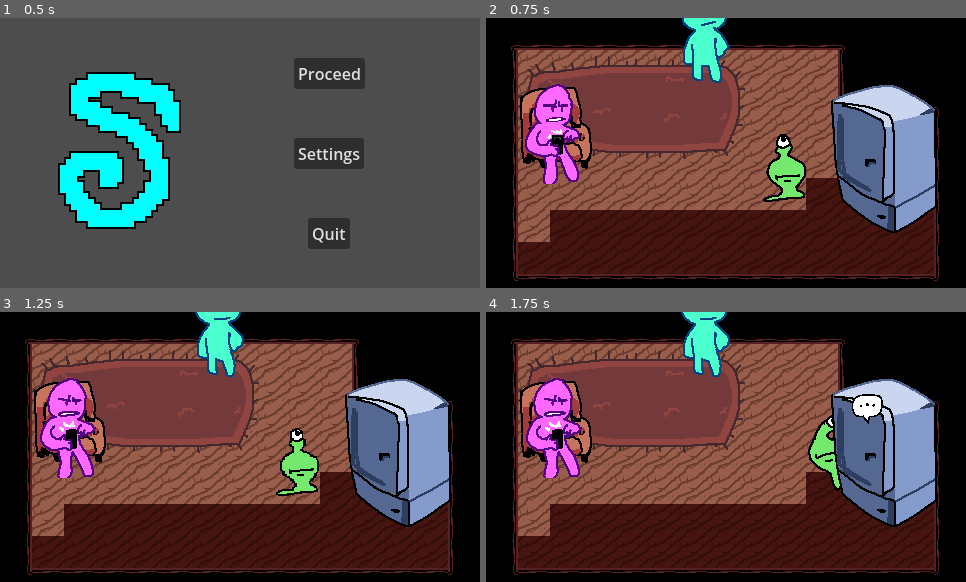
Above: before the commit, frames 1-4 (two rows, left to right).
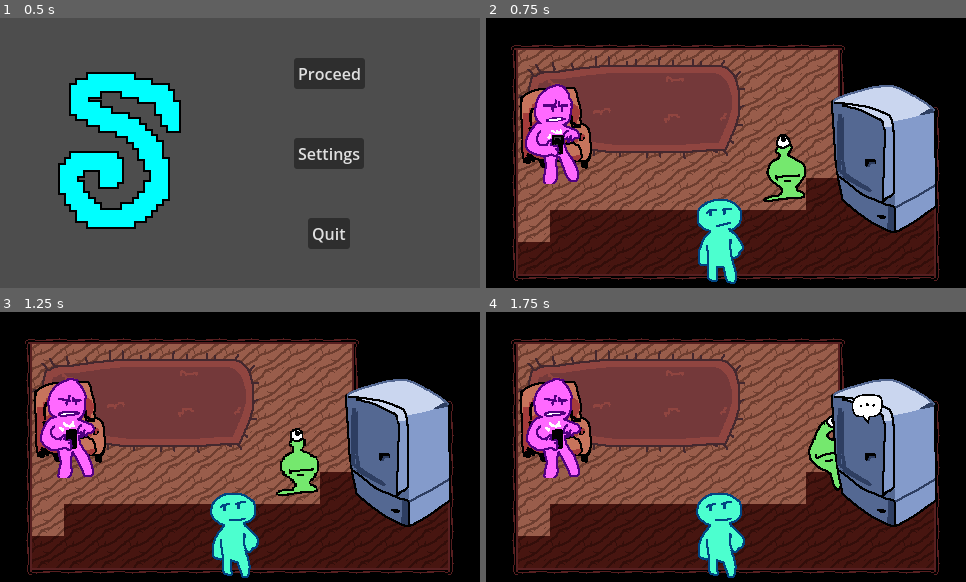
Above: after the commit, the same moments.

Repository: hryspider/GGJ-Committee-Team26
Game: Godot game, scene res://rooms/title_screen.tscn
Same seed, same stepped clock (60 frames per second), same inputs: the game is played once before the commit and once after it.
Inputs (mouse positions are in pixels of both pictures, inside the frame that each line leads up to):
- Up to frame 1 (0.5 s): no input
- Up to frame 2 (0.75 s): click "Proceed" at 0.5 s
- Up to frame 3 (1.25 s): no input
- Up to frame 4 (1.75 s): tap Enter at 1.25 s; move the mouse to (831, 433) at 1.27 s; hold D (right) from 1.28 s (still down); click (831, 433) at 1.35 s

Frame 1 is identical in both runs. In frame 2, 4.0% of the frame differs, in the area x 40-54%, y 0-99%; in frame 3, 4.0%; in frame 4, 4.0%.

Commit message:
Making a sick prefab

Diff:
--- a/rooms/roomate_house.tscn
+++ b/rooms/roomate_house.tscn
@@ -314,7 +314,7 @@
 spriteframes = SubResource("SpriteFrames_cf0wr")
 
 [node name="NPC3" parent="." unique_id=1502806247 instance=ExtResource("6_jj6hg")]
-position = Vector2(219, 24)
+position = Vector2(234, 225)
 spriteframes = SubResource("SpriteFrames_e4khp")
 
 [node name="NPC2" parent="." unique_id=1470391285 instance=ExtResource("6_jj6hg")]
--- /dev/null
+++ b/ui/dialogline.gd
@@ -0,0 +1,7 @@
+extends Resource
+class_name DialogLine
+
+
+@export var speaker : NodePath
+@export var animations : Dictionary[NodePath, String]
+@export var content : String
Not shown, added: ui/dialogline.gd.uid
Not shown, changed: .DS_Store
